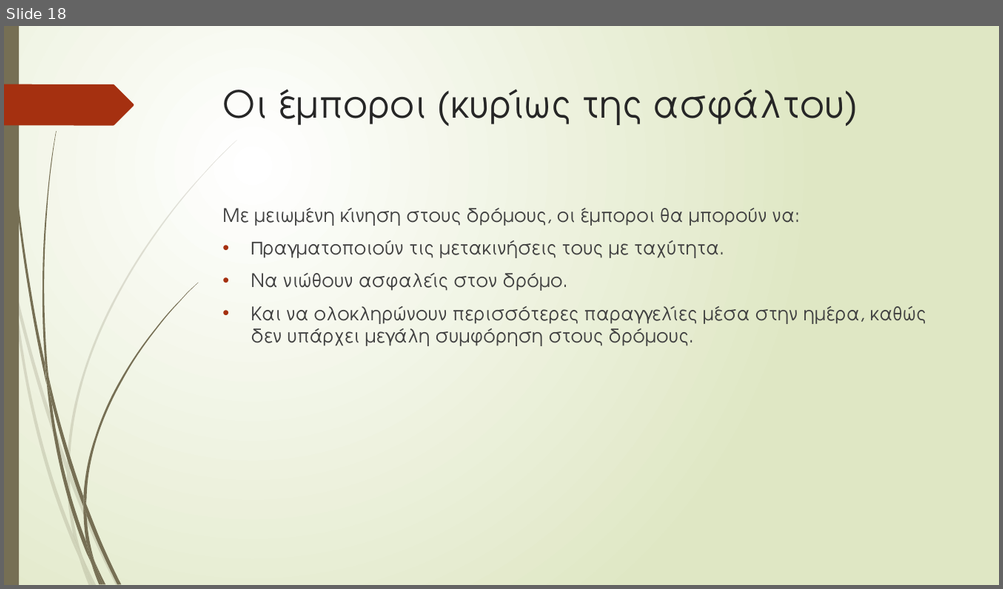
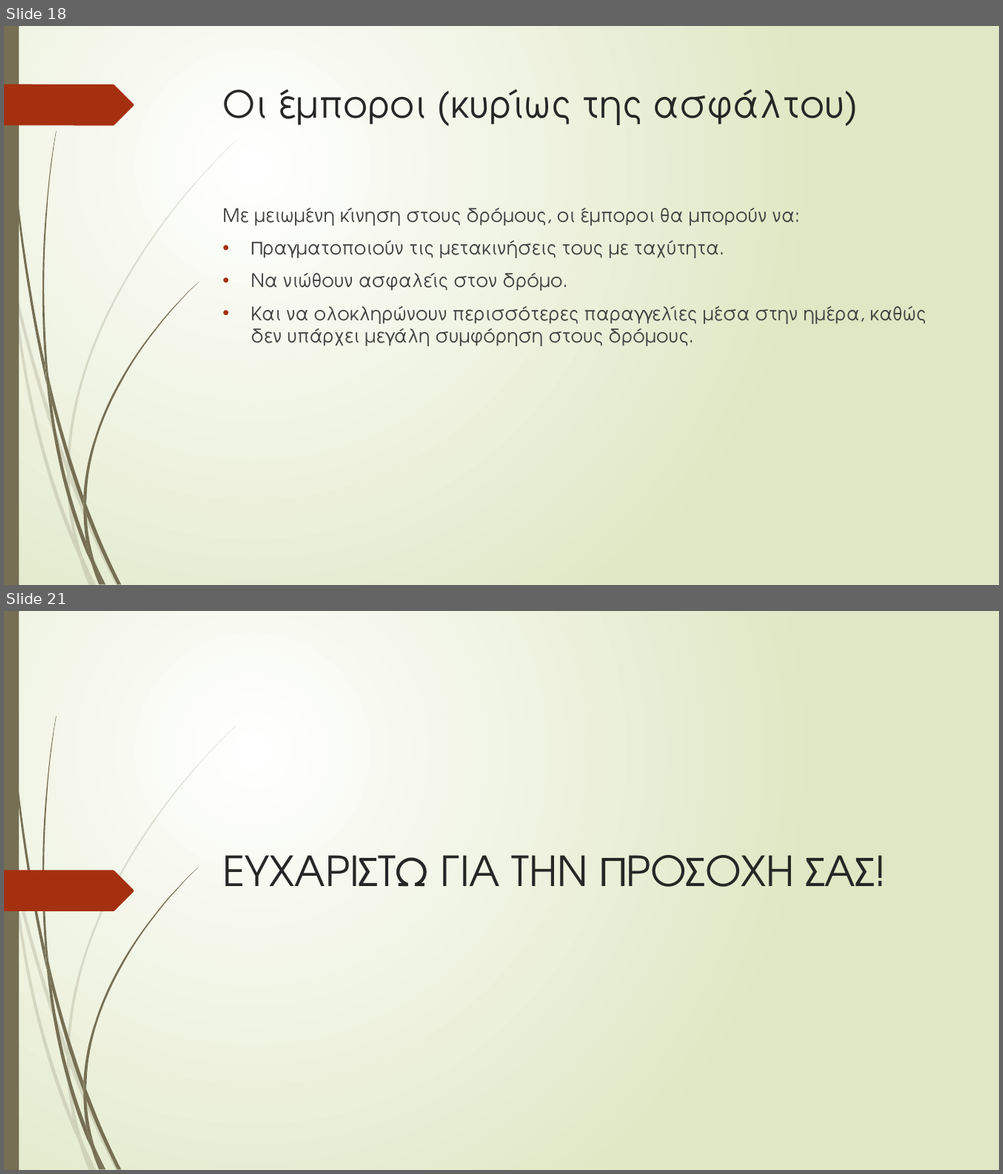
Before and after one commit to GeorgeMC2610/Contiki-Cooja-Simulations, a slide deck: final/p19204.pptx. Shown one above the other, each under a label of ours: slide 18 before the commit, slides 18 and 21 after it; the slides between them are not shown. The pictures are 1003x589 and 1003x1174 pixels, drawn with LibreOffice and Linux fonts; fonts in the diff are those of the drawing. Boxes give left, top, right and bottom in pixels: in the first picture for what was removed or moved away, otherwise in the second. Text is boxed around its words. In the diff, an @@ line names an element or a change of style, - is before the commit and + after.

```diff
--- a/final/p19204.pptx
+++ b/final/p19204.pptx
@@ slide 21 added at (4,611,999,1170), background gradient #FFFFFF to #DFE8C4; not listed: 23 template elements that a slide beside it also shows @@
@@ freeform shape added at (4,871,134,911), fill #A53010 @@
@@ title added at (222,855,887,887), 40 pt, text #262626 @@
+ΕΥΧΑΡΙΣΤΩ ΓΙΑ ΤΗΝ ΠΡΟΣΟΧΗ ΣΑΣ!
```
Also in this commit, not shown: 2 other slides added.
